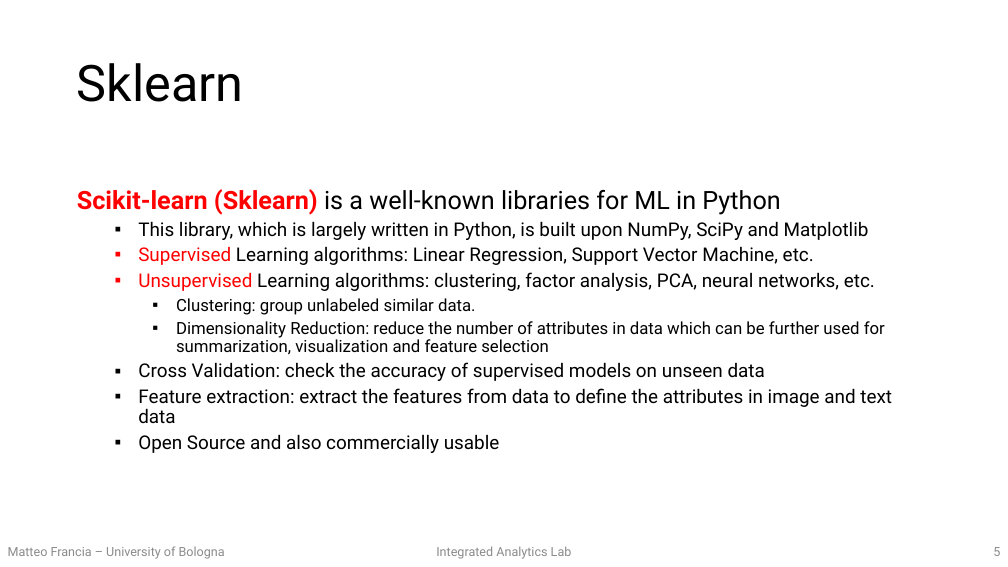
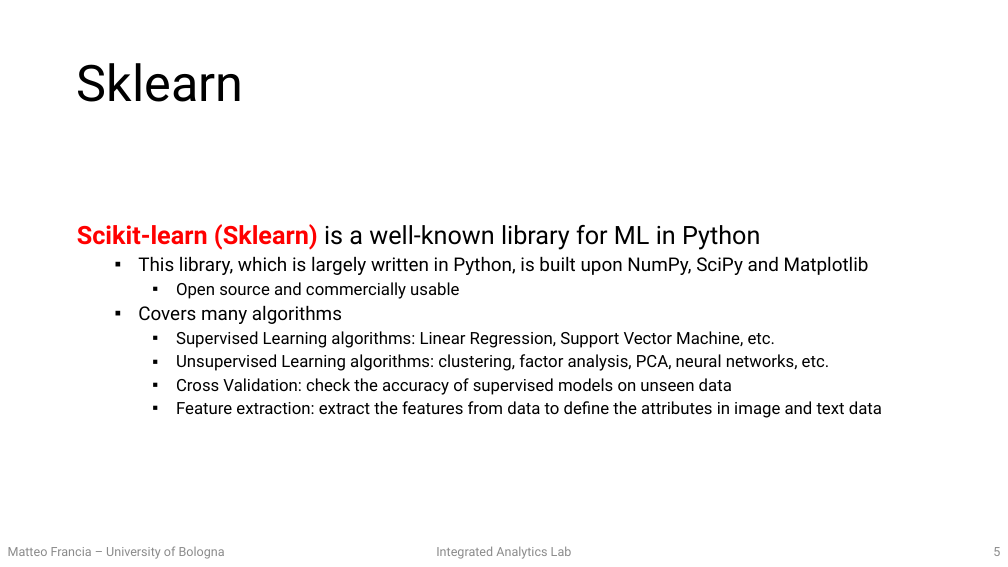
Before and after one commit to w4bo/teaching-handsondatapipelines, a slide deck: slide 5 of 02-MachineLearning/02-slides.pptx. Drawn at 1008x567 pixels with LibreOffice and Linux fonts; fonts in the diff are those of the drawing. Boxes give left, top, right and bottom in pixels: in the first picture for what was removed or moved away, otherwise in the second. Text is boxed around its words. In the diff, an @@ line names an element or a change of style, - is before the commit and + after.

```diff
--- a/02-MachineLearning/02-slides.pptx
+++ b/02-MachineLearning/02-slides.pptx
@@ text at bbox=[77, 224, 760, 250]: text changed @@
-Scikit-learn (Sklearn) is a well-known libraries for ML in Python
+Scikit-learn (Sklearn) is a well-known library for ML in Python
@@ text at bbox=[138, 282, 459, 324]: paragraphs added @@
+    ▪ Open source and commercially usable
+  ▪ Covers many algorithms
@@ text at bbox=[176, 298, 885, 354]: paragraphs removed @@
-    ▪ Clustering: group unlabeled similar data.
-    ▪ Dimensionality Reduction: reduce the number of attributes in data which can be further used for summarization, visualization and feature selection
@@ text at bbox=[176, 331, 882, 418]: size 18 to 16 pt in "Supervised Learning algorithms: Linear Regression, Support V ...", "Unsupervised Learning algorithms: clustering, factor analysi ...", "Cross Validation: check the accuracy of supervised ...", "Feature extraction: extract the features from data ..."; text colour #FF0000 to #000000 in "Supervised", "Unsupervised"; list level 2 to 3 in "Supervised Learning algorithms: Linear Regression, ..."; list level 2 to 3 in "Unsupervised Learning algorithms: clustering, factor ..."; list level 2 to 3 in "Cross Validation: check the accuracy ..."; list level 2 to 3 in "Feature extraction: extract the features ..." @@
@@ text at bbox=[138, 434, 500, 453]: paragraph removed @@
-  ▪ Open Source and also commercially usable
```
Also in this commit, not shown: 6 other slides changed, 1 slide added, 1 other file.
